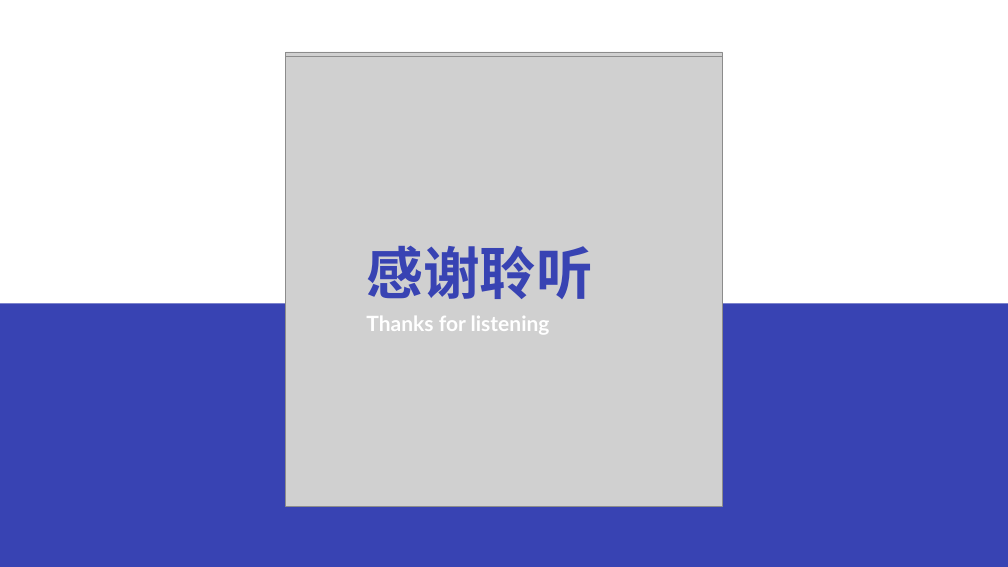
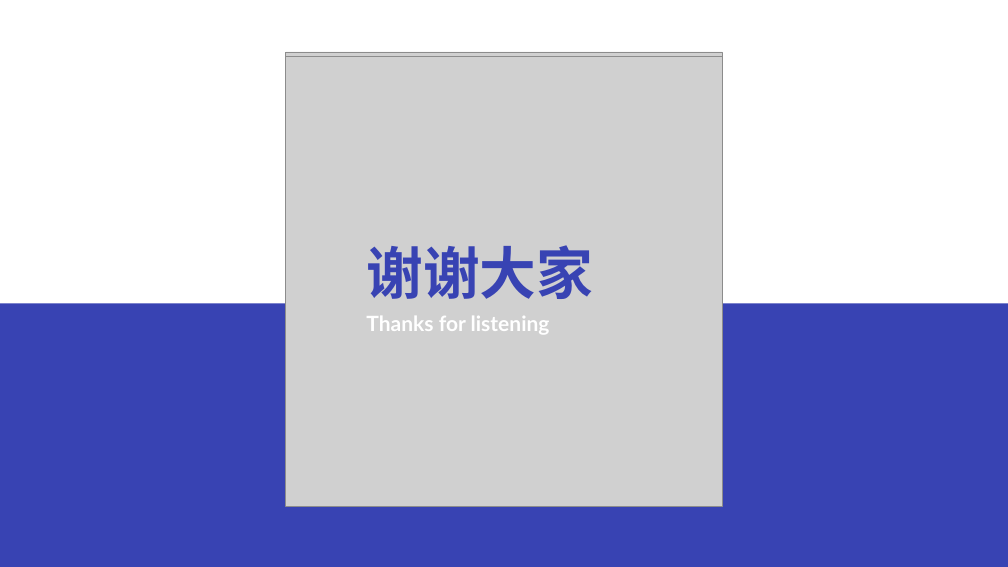
Before and after one commit to fjm0126/Qg-MoneySystem, a slide deck: slide 17 of doucument/QG答辩.pptx. Drawn at 1008x567 pixels with LibreOffice and Linux fonts; fonts in the diff are those of the drawing; grey boxes stand for pictures. Boxes give left, top, right and bottom in pixels: in the first picture for what was removed or moved away, otherwise in the second. Text is boxed around its words. In the diff, an @@ line names an element or a change of style, - is before the commit and + after.

```diff
--- a/doucument/QG答辩.pptx
+++ b/doucument/QG答辩.pptx
@@ text at (366, 245, 593, 299): text changed @@
-感谢聆听
+谢谢大家
```
Also in this commit, not shown: 10 other slides changed, 1 other file.
